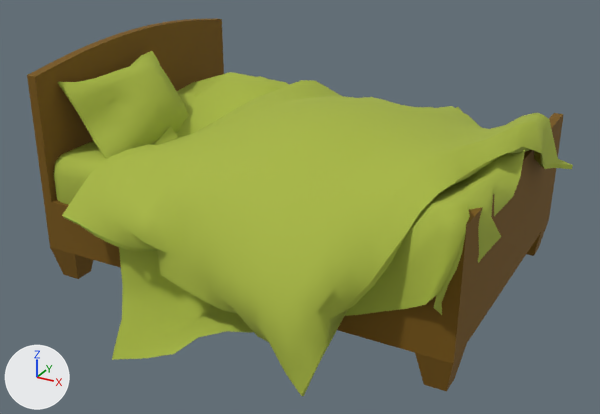
Renders of the FBX model Ripple Effect/Assets/Resources/Models/RoomModels/RE_RBedBed.FBX from each side of a commit.
One viewpoint serves both versions: a camera (50 mm lens) standing at (3.18, -5.94, 3.58) and looking at (-0.01, -0.14, 0.68). The lights are fixed; the arrows at lower left show +X, +Y and +Z. Where no turn or scale is listed for an object, it has been applied to the vertices. Vertices at the same position are counted once.

In view in the first picture: 'RE_RBedBed'.
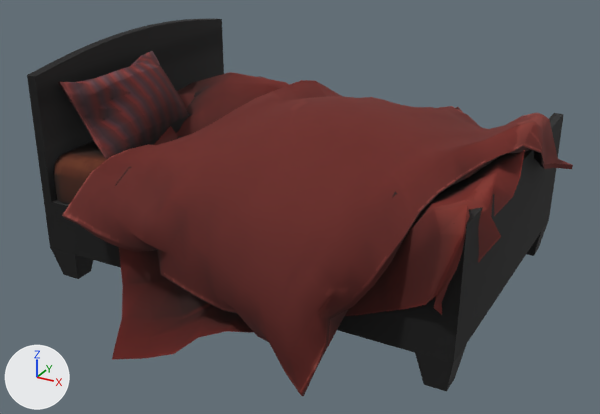
The change, as a list of edits to the scene's bpy script:
```text
Add img_albedo_matte_png:
    img_albedo_matte_png = load_image('Albedo_Matte.png', '_unpacked/Albedo_Matte.png', 1024, 1024, 'sRGB')
Add img_albedo_wood_png:
    img_albedo_wood_png = load_image('Albedo_Wood.png', '_unpacked/Albedo_Wood.png', 1024, 1024, 'sRGB')
Change mat_wood:
    remove mat_wood.base_color = (0.184, 0.0902, 0.0)  # dark yellow #775500
    add mat_wood.texture = img_albedo_wood_png  # with its transparency
Change mat_matte:
    remove mat_matte.base_color = (0.388, 0.475, 0.051)  # green #a7b740
    add mat_matte.texture = img_albedo_matte_png  # with its transparency
Change me_mesh:
    where me_mesh.from_pydata(...)  # 1418 vertices, 1357 faces; spans x -2.03..2.03, y -1.94..1.94, z -0.06..1.95
    used by ob_re_rbedbed; location = (0.0, 0.0, 0.0)
    me_mesh part 1: texture (UV) coordinates of 1211 of 1357 faces, centred in x -2.0..1.97, y -1.79..1.9, z 0.16..1.77, changed; they spanned u 0.0..1.0, v 0.0..0.95 and now span u 0.0..0.99, v 0.0..0.97
```

Boxes (x1, y1, x2, y2) around the edits, measured in the pictures (600 x 414 px):
'RE_RBedBed', surface changed (green to red)
    both: (27, 18, 573, 396)
part 1 of me_mesh, surface changed (green to brown)
    both: (54, 51, 573, 396)
